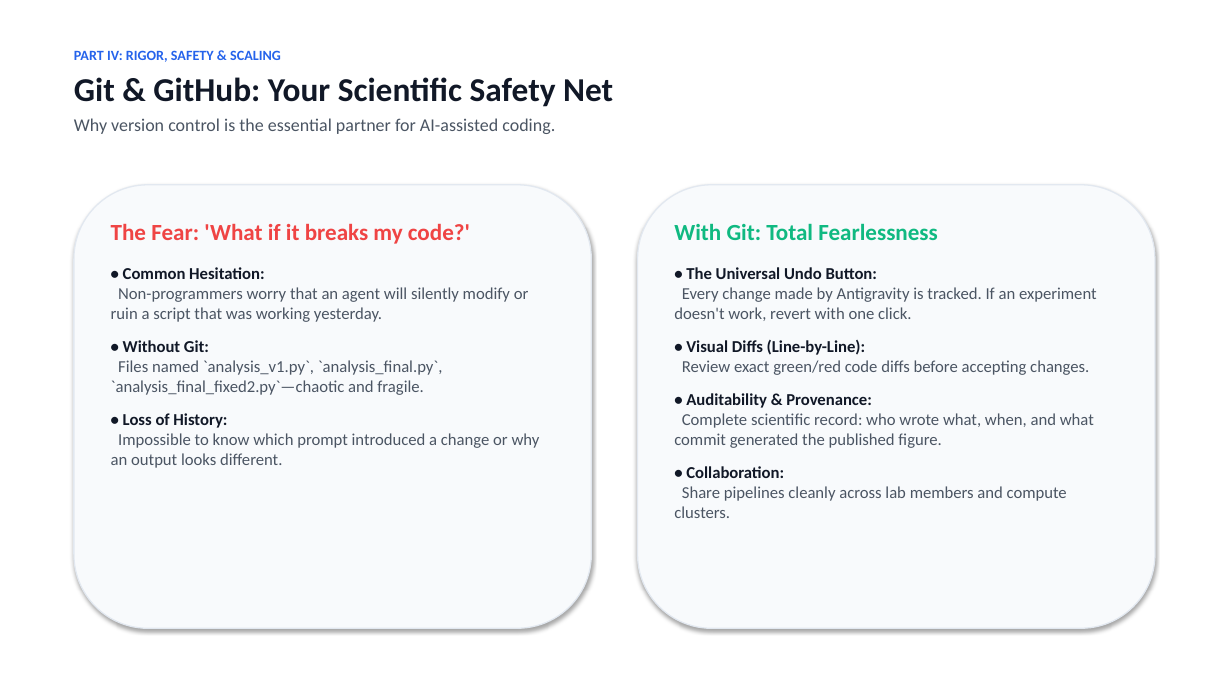
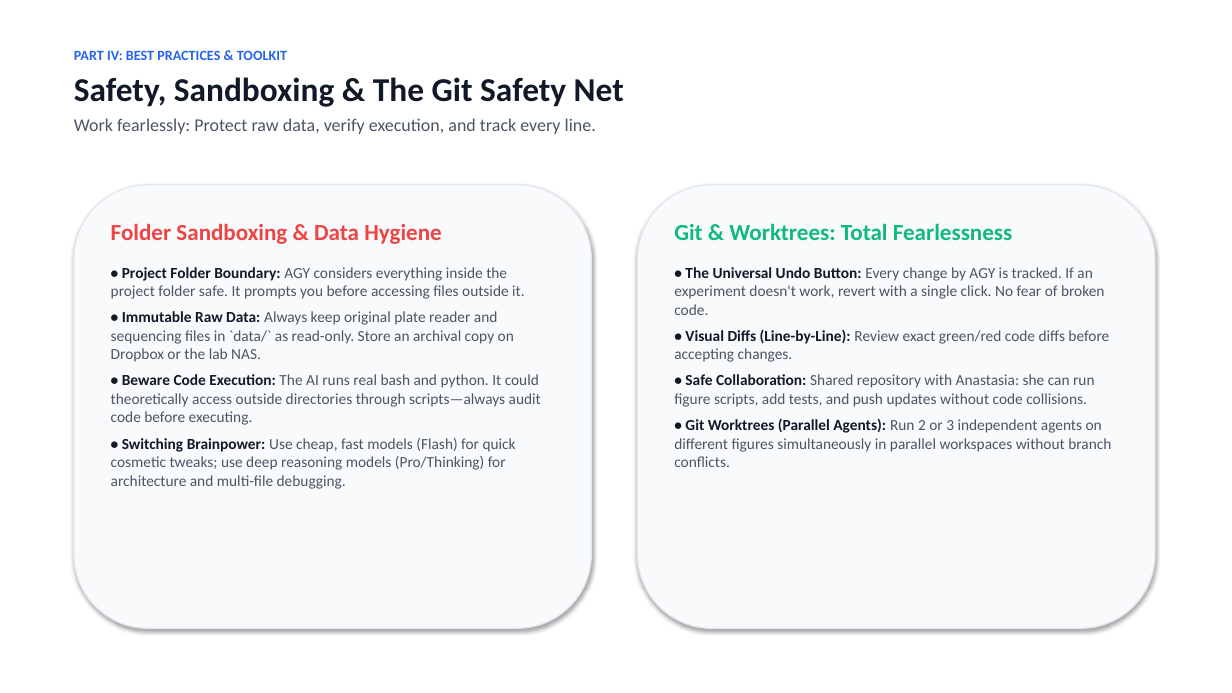
Before and after one commit to berman-lab/antigravity-intoduction-presentation, a slide deck: slide 15 of antigravity_lab_presentation.pptx (slide 11 before the commit). Drawn at 1232x693 pixels with LibreOffice and Linux fonts; fonts in the diff are those of the drawing. Boxes give left, top, right and bottom in pixels: in the first picture for what was removed or moved away, otherwise in the second. Text is boxed around its words. In the diff, an @@ line names an element or a change of style, - is before the commit and + after.

```diff
--- a/antigravity_lab_presentation.pptx
+++ b/antigravity_lab_presentation.pptx
@@ text at box(74, 50, 624, 134): text changed; bold off @@
-PART IV: RIGOR, SAFETY & SCALING
-Git & GitHub: Your Scientific Safety Net
-Why version control is the essential partner for AI-assisted coding.
+PART IV: BEST PRACTICES & TOOLKIT
+Safety, Sandboxing & The Git Safety Net
+Work fearlessly: Protect raw data, verify execution, and track every line.
@@ text at box(111, 224, 541, 489): text changed; size 13 to 12 pt @@
-The Fear: 'What if it breaks my code?'
-• Common Hesitation:
-Non-programmers worry that an agent will silently modify or ruin a script that was working yesterday.
-• Without Git:
-Files named `analysis_v1.py`, `analysis_final.py`, `analysis_final_fixed2.py`—chaotic and fragile.
-• Loss of History:
-Impossible to know which prompt introduced a change or why an output looks different.
+Folder Sandboxing & Data Hygiene
+• Project Folder Boundary: AGY considers everything inside the project folder safe. It prompts you before accessing files outside it.
+• Immutable Raw Data: Always keep original plate reader and sequencing files in `data/` as read-only. Store an archival copy on Dropbox or the lab NAS.
+• Beware Code Execution: The AI runs real bash and python. It could theoretically access outside directories through scripts—always audit code before executing.
+• Switching Brainpower: Use cheap, fast models (Flash) for quick cosmetic tweaks; use deep reasoning models (Pro/Thinking) for architecture and multi-file debugging.
@@ text at box(674, 223, 1105, 315): text changed; size 13 to 12 pt @@
-With Git: Total Fearlessness
-• The Universal Undo Button:
-Every change made by Antigravity is tracked. If an experiment doesn't work, revert with one click.
+Git & Worktrees: Total Fearlessness
+• The Universal Undo Button: Every change by AGY is tracked. If an experiment doesn't work, revert with a single click. No fear of broken code.
@@ text at box(674, 329, 1109, 362): size 13 to 12 pt in "• Visual Diffs (Line-by-Line): Review exact green/red ..."; less space between paragraphs @@
@@ text at box(674, 374, 1111, 467): text changed; size 13 to 12 pt @@
-• Auditability & Provenance:
-Complete scientific record: who wrote what, when, and what commit generated the published figure.
-• Collaboration:
-Share pipelines cleanly across lab members and compute clusters.
+• Safe Collaboration: Shared repository with Anastasia: she can run figure scripts, add tests, and push updates without code collisions.
+• Git Worktrees (Parallel Agents): Run 2 or 3 independent agents on different figures simultaneously in parallel workspaces without branch conflicts.
```
Also in this commit, not shown: 9 other slides changed, 7 slides added, 6 slides removed, 4 other files.
